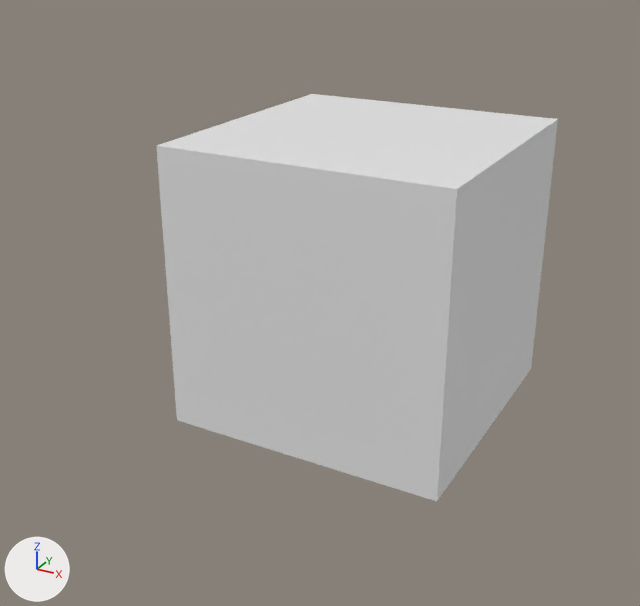
Two versions of the Blender file Obj_Chest_Normal_A.blend, one commit apart.
Both versions are drawn from a 50 mm lens placed at (2.56, -5.33, 2.34), pointed at (-0.2, -0.31, -0.18). The lights are fixed; the arrows at lower left show +X, +Y and +Z. The picture after the commit comes second.
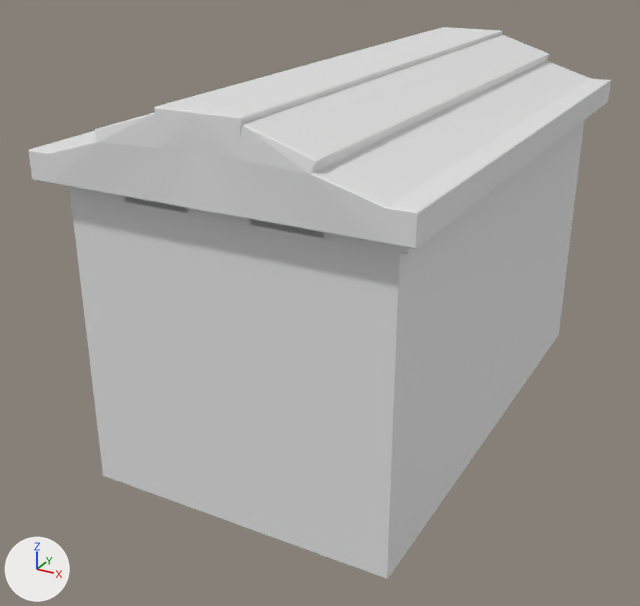
The change, as a list of edits to the scene's bpy script:
```text
Add mat_material:
    mat_material = principled_material('Material')
    mat_material.base_color = (0.8, 0.8, 0.8)  # white #e7e7e7
Change me_cube_001:
    used by ob_cube; location = (0.0, 0.0, 0.0)
    remove me_cube_001.from_pydata(...)  # 8 vertices, 6 faces; spans x -1.0..1.0, y -1.0..1.0, z -1.0..1.0
    add me_cube_001.from_pydata(...)  # 83 vertices, 59 faces; spans x -1.14..0.07, y -1.88..0.0, z -1.0..1.45
    me_cube_001 part 1: the whole mesh is rebuilt
    add me_cube_001.materials.append(mat_material)  # white #e7e7e7
Change ob_cube:
    add _m = ob_cube.modifiers.new('Solidify', 'SOLIDIFY')
    add _m.thickness = -0.02
    add _m.use_even_offset = True
    add _m = ob_cube.modifiers.new('Mirror', 'MIRROR')
    add _m.use_axis = (True, True, False)
    add _m = ob_cube.modifiers.new('Bevel', 'BEVEL')
```

Where the change shows, as pixel boxes [x1, y1, x2, y2] in the pictures (640 x 606 px):
'Cube', reshaped, modifiers changed (45% wider, 36% taller)
    before: [156, 94, 558, 501]
    after: [28, 27, 611, 579]
